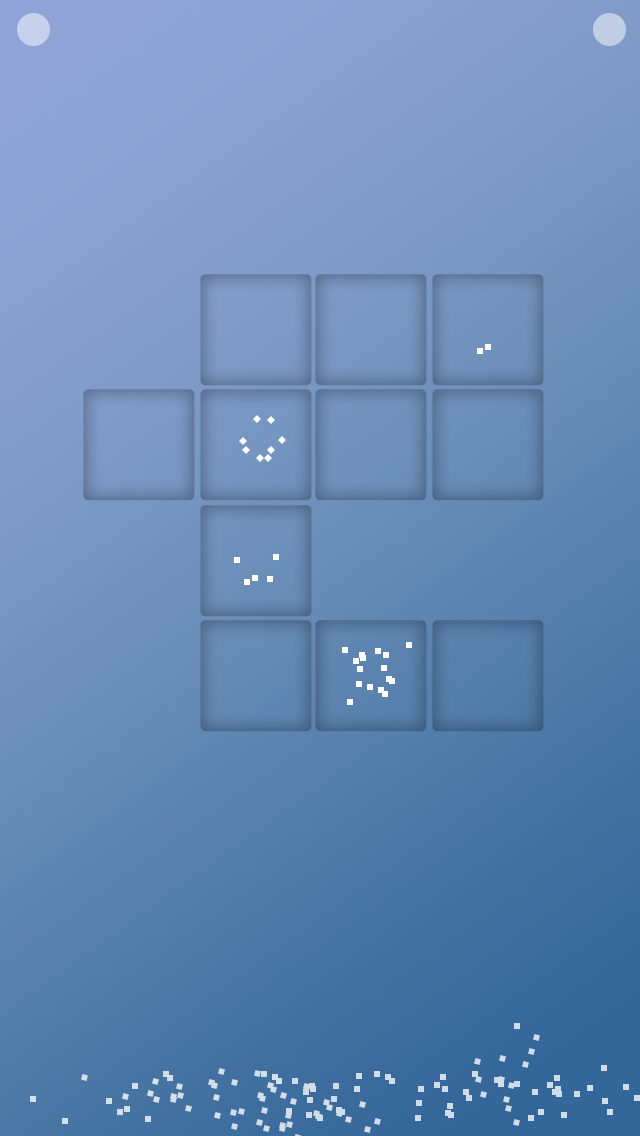
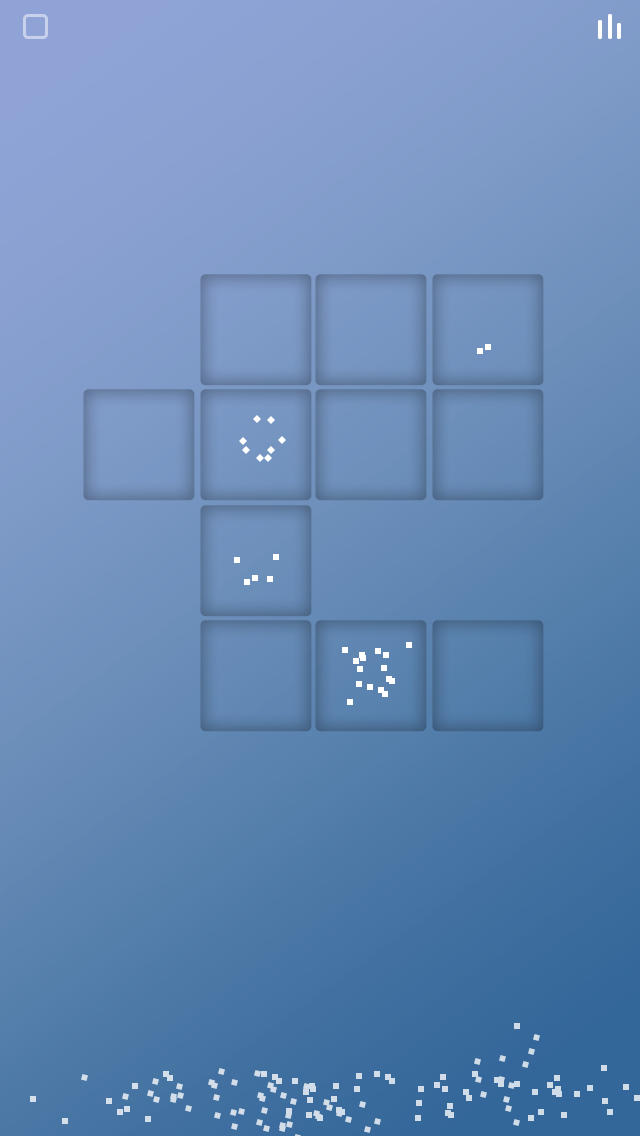
Before/after of a 640x1136 layered artwork. What changed in the layer stack:
removed layer "Market" from group "Header/Overlay" over (17, 13, 50, 46)
added layer "Lines Stager Vert" in group "Header/Overlay" over (598, 14, 621, 39)
added layer "Rounded Rectangle" (50%) in group "Header/Overlay" over (23, 14, 48, 39)
renamed "Leader board" to "Circle Selected", hid it, painted on it over (593, 13, 626, 46)
